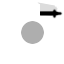
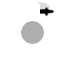
Two versions of the same layered image (64x64). Layer-by-layer changes:
painted on "Pasted Layer #11" over (27, 1, 63, 19)
